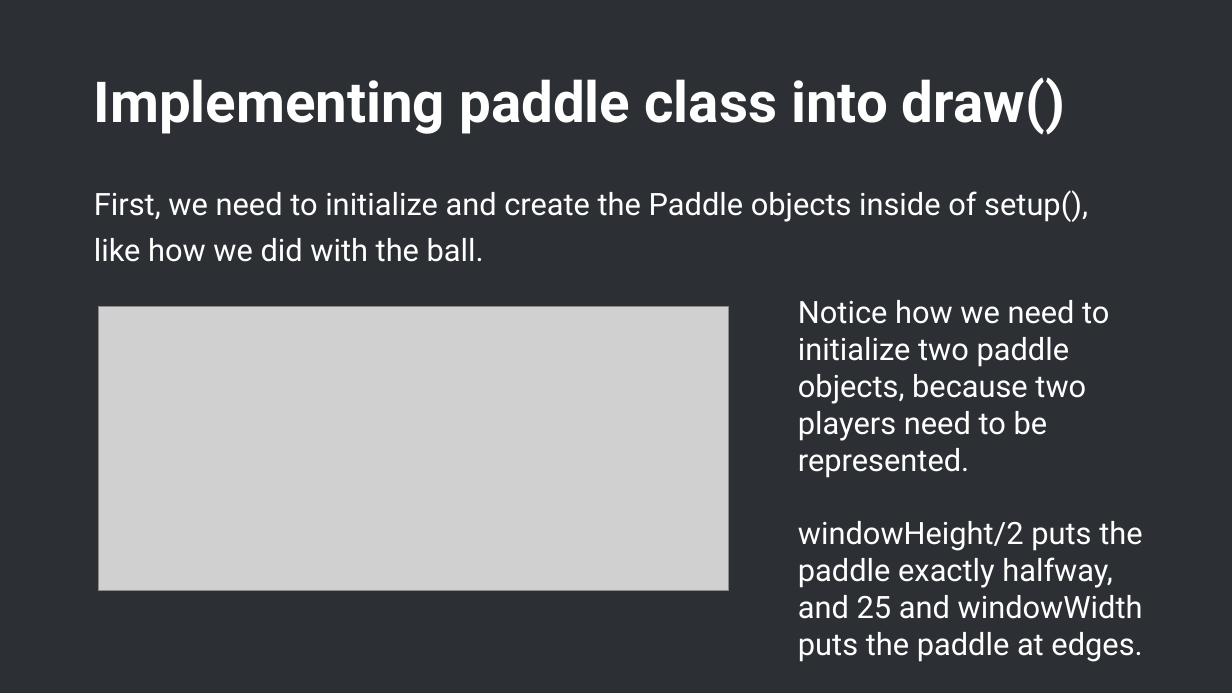
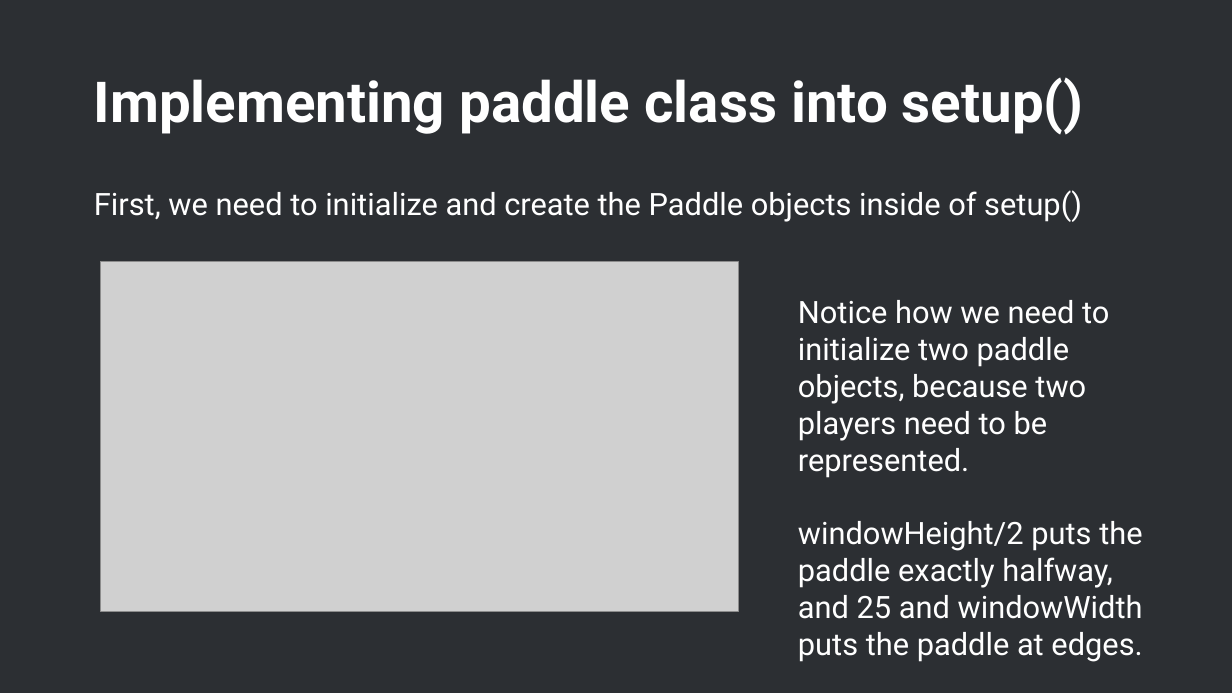
Before and after one commit to Kaidriver/p5.js-pong-workshop, a slide deck: slide 20 of p5.js workshopu.pptx (slide 29 before the commit). Drawn at 1232x693 pixels with LibreOffice and Linux fonts; fonts in the diff are those of the drawing; grey boxes stand for pictures; background and template pictures are left out. Boxes give left, top, right and bottom in pixels: in the first picture for what was removed or moved away, otherwise in the second. Text is boxed around its words. In the diff, an @@ line names an element or a change of style, - is before the commit and + after.

```diff
--- a/p5.js workshopu.pptx
+++ b/p5.js workshopu.pptx
@@ title at (94, 77, 1084, 135): text changed @@
-Implementing paddle class into draw()
+Implementing paddle class into setup()
@@ text at (94, 190, 1082, 222): text changed @@
-First, we need to initialize and create the Paddle objects inside of setup(),
-like how we did with the ball.
+First, we need to initialize and create the Paddle objects inside of setup()
@@ picture: place and size @@
-picture at (99, 306, 728, 590)
+picture at (101, 262, 739, 612)
```
Also in this commit, not shown: 14 other slides changed, 3 slides added.
